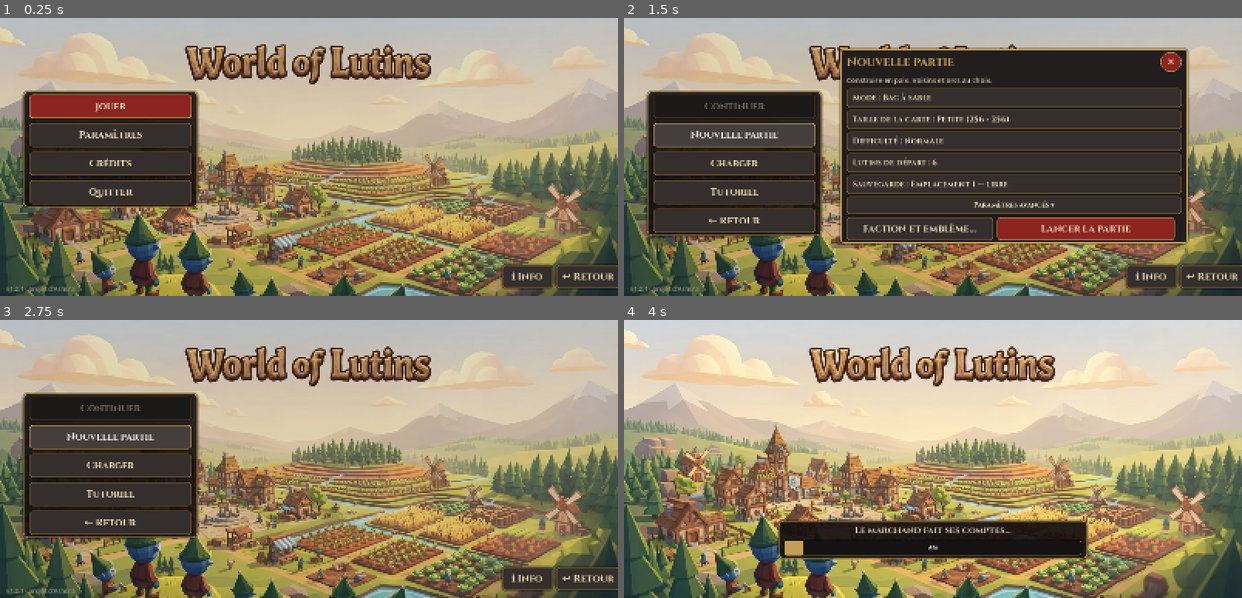
Above: before the commit, frames 1-4 (two rows, left to right).
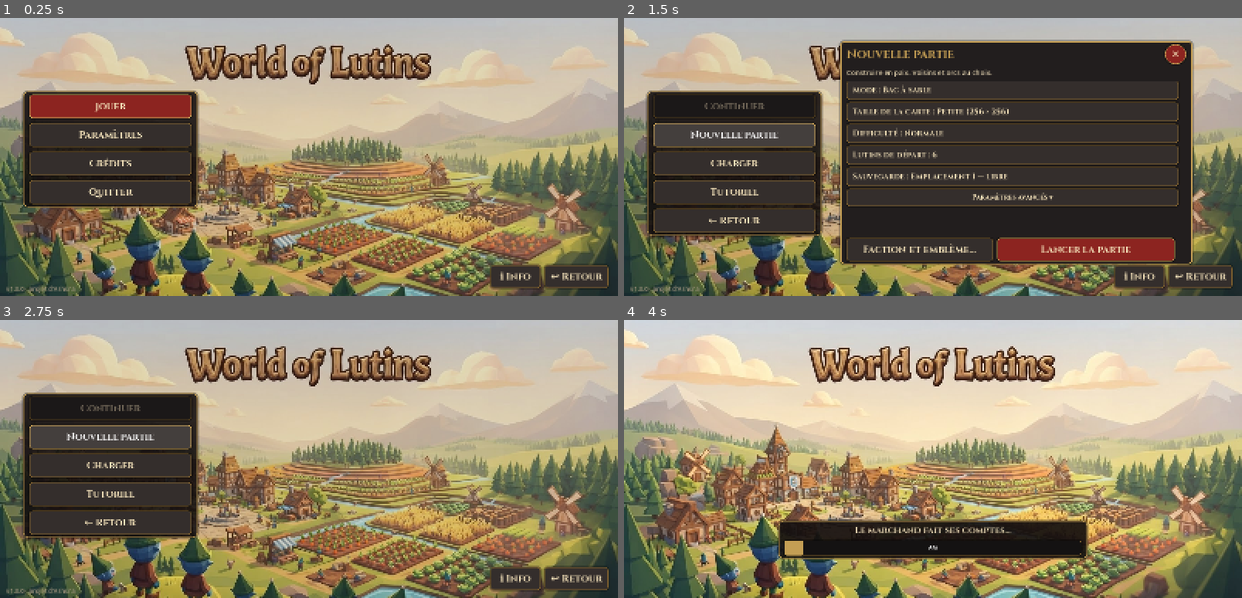
Above: after the commit, the same moments.

Repository: Ashura-Projects/World-of-Lutin-Game
Game: Godot game, scene res://src/ui/title_screen.tscn
The game is run twice, just before and just after one commit, with the same random seed, the same clock (stepped at 60 frames per second) and the same inputs.
Inputs:
- Up to frame 1 (0.25 s): no input
- Up to frame 2 (1.5 s): click "Jouer" at 0.5 s; click "Nouvelle partie" at 1.25 s
- Up to frame 3 (2.75 s): click "Nouvelle partie" at 2 s
- Up to frame 4 (4 s): click "Charger" at 2.75 s; click "Tutoriel" at 3.5 s

The runs differ from the first frame. In frame 1, 0.7% of the frame differs, in the area x 2-100%, y 88-99%; in frame 2, 22%, in the area x 2-100%, y 7-99%; in frame 3, 0.7%; in frame 4, nothing differs.

Commit message:
Sort la version 1.3.0 : bâtir, meubler, chevaucher
- Formes de blocs (demi-blocs, escaliers, pentes, coins, arrondis, cônes, dômes)
- Cheminée et conduit qui fume, remparts avec/sans meurtrière, pont et piliers
- Herse et pont-levis cliquables (cadenas, animation)
- Meubles, tapis, tapisseries, torches, braseros, loisirs, bar, bière et vin
- Fiches des animaux, chevaux capturables et montables, écurie
- Champs avec aperçu et Valider, lits et chambres attribuables
- Voisins qui démarrent comme le joueur et grandissent
- Menu Jouer, 5 emplacements, nouvelle partie simple/avancée, raids en boucle, tutoriel à missions, Info et Retour

Co-Authored-By: Claude Opus 5.5 <noreply@anthropic.com>
Claude-Session: https://claude.ai/code/session_01FqZdNVTDNaGVyzb59GDf14

Diff:
--- a/project.godot
+++ b/project.godot
@@ -5,7 +5,7 @@
 [application]
 
 config/name="World of Lutins"
-config/version="1.2.1"
+config/version="1.3.0"
 config/description="Construction en blocs, gestion et stratégie médiéval — projet d'Ashura."
 run/main_scene="res://src/ui/title_screen.tscn"
 config/features=PackedStringArray("4.7", "Mobile")
--- a/src/ui/hud.gd
+++ b/src/ui/hud.gd
@@ -247,14 +247,14 @@
 
 ## Coin bas-droit : Info (aide selon ce qu'on fait) et Retour (revenir en arrière).
 func _build_corner() -> void:
-	var box := VBoxContainer.new()
-	box.position = Vector2(1530, 634)
+	var box := HBoxContainer.new()
+	box.position = Vector2(1474, 646)
 	box.add_theme_constant_override("separation", 4)
 	root.add_child(box)
 	for e: Array in [["ℹ", _info], ["↩", back]]:
 		var b := Button.new()
 		b.text = e[0]
-		b.custom_minimum_size = Vector2(62, 38)
+		b.custom_minimum_size = Vector2(58, 62)
 		b.add_theme_font_size_override("font_size", 20)
 		b.pressed.connect(e[1])
 		box.add_child(b)
--- a/src/ui/new_game_panel.gd
+++ b/src/ui/new_game_panel.gd
@@ -21,9 +21,13 @@
 	_desc.add_theme_color_override("font_color", UiStyle.PARCH)
 	_desc.add_theme_font_size_override("font_size", 18)
 	v.add_child(_desc)
+	var scroll := ScrollContainer.new()
+	scroll.custom_minimum_size = Vector2(880, 400)
+	scroll.horizontal_scroll_mode = ScrollContainer.SCROLL_MODE_DISABLED
+	v.add_child(scroll)
 	_rows = VBoxContainer.new()
 	_rows.add_theme_constant_override("separation", 6)
-	v.add_child(_rows)
+	scroll.add_child(_rows)
 	var bottom := HBoxContainer.new()
 	bottom.add_theme_constant_override("separation", 10)
 	v.add_child(bottom)
--- a/src/ui/title_screen.gd
+++ b/src/ui/title_screen.gd
@@ -99,7 +99,7 @@
 
 func _build_setup_panel() -> void:
 	_setup_panel = NewGamePanel.new()
-	_setup_panel.position = Vector2(560, 80)
+	_setup_panel.position = Vector2(560, 60)
 	_setup_panel.visible = false
 	add_child(_setup_panel)
 	_setup_panel.start_requested.connect(_start_game)
@@ -181,7 +181,7 @@
 ## Coin bas-droit : Info (aide) et Retour (revenir en arrière facilement).
 func _build_corner_buttons() -> void:
 	var box := HBoxContainer.new()
-	box.position = Vector2(1300, 640)
+	box.position = Vector2(1270, 640)
 	box.add_theme_constant_override("separation", 10)
 	add_child(box)
 	var info := Button.new()
--- a/tools/capture/demos.gd
+++ b/tools/capture/demos.gd
@@ -4,7 +4,17 @@
 
 static func run(game: Node, action: String) -> void:
 	if action == "nouvelle":
+		game._show_play(true)
 		game._on_new_game()
+		game._setup_panel.advanced = true
+		game._setup_panel.refresh()
+		return
+	if action == "jouer":
+		game._show_play(true)
+		return
+	if action == "charger":
+		game._show_play(true)
+		game._open_slots()
 		return
 	if "_loading" in game and is_instance_valid(game._loading):  # passer l'écran de chargement
 		game._loading.play_pressed.emit()
@@ -54,6 +64,31 @@
 			pass
 		"formes":
 			formes(game)
+		"objets13":
+			objets13(game)
+		"animal":
+			var h: Dictionary = game.fauna.spawn(
+				"horse", Pathfinder.snap(game.world, game.colony.stock.pos + Vector3i(4, 0, 3))
+			)
+			game.camera.distance = 10.0
+			game.camera.focus(h["pos"])
+			game.hud.object_dialog.show_animal(h)
+		"herse":
+			var g: Dictionary = objets13(game)
+			game.hud.object_dialog.show_gate(g)
+		"apercu_champs":
+			game.hud.menu_button("Zones").button_pressed = true
+			var p0: Vector3i = game.colony.stock.pos + Vector3i(3, -1, 3)
+			var cells: Array = []
+			for x in 4:
+				for z in 3:
+					cells.append(Vector3i(p0.x + x, game.world.surface_y(p0.x + x, p0.z + z) - 1, p0.z + z))
+			game.hud.zones_panel._set_preview(cells)
+			game.camera.distance = 14.0
+			game.camera.focus(Vector3(p0))
+		"construire13":
+			game.hud.menu_button("Construire").button_pressed = true
+			game.hud.build_panel.show_category("light")
 		"tutoriel":
 			game.hud.root.add_child(TutorialPanel.new())
 		"carte":
@@ -372,3 +407,36 @@
 			w.set_shape(c, shape * 4 + int(q[1]))
 	game.camera.distance = 14.0
 	game.camera.focus(Vector3(p) + Vector3(8, 1, 3))
+
+
+static func objets13(game: Node) -> Dictionary:
+	var st: Structures = game.sim.structures
+	var p: Vector3i = game.colony.stock.pos + Vector3i(-4, 0, -6)
+	var kinds := [
+		"fireplace",
+		"standing_torch",
+		"brazier_stone",
+		"brazier_iron",
+		"double_bed",
+		"bookshelf",
+		"armchair",
+		"carpet_red",
+		"carpet_fur",
+		"chess_table",
+		"dice_table",
+		"bar_counter",
+		"water_trough",
+		"feeder",
+		"statue",
+		"candelabra"
+	]
+	for i in kinds.size():
+		var c := Pathfinder.snap(game.world, p + Vector3i(i % 8 * 2, 0, i / 8 * 2))
+		st.add(kinds[i], c, true)
+	var gc := Pathfinder.snap(game.world, p + Vector3i(4, 0, 6))
+	st.add("portcullis", gc, true, {"rot": 0})
+	var g: Dictionary = game.sim.gates.gates.values()[0]
+	game.sim.gates.toggle(g["id"])
+	game.camera.distance = 16.0
+	game.camera.focus(Vector3(p) + Vector3(7, 0, 3))
+	return g
Not shown, changed: export_presets.cfg
Not shown, changed: CHANGELOG.md
Not shown, changed: docs/02-conception.md
Not shown, changed: docs/journal.md
